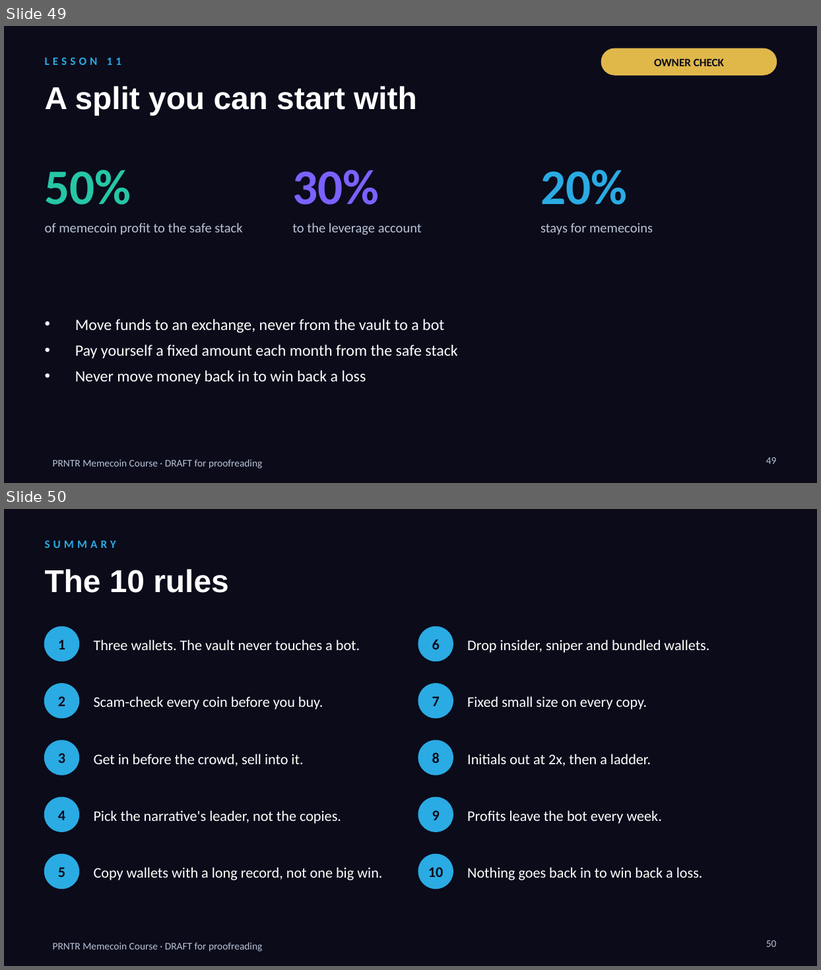
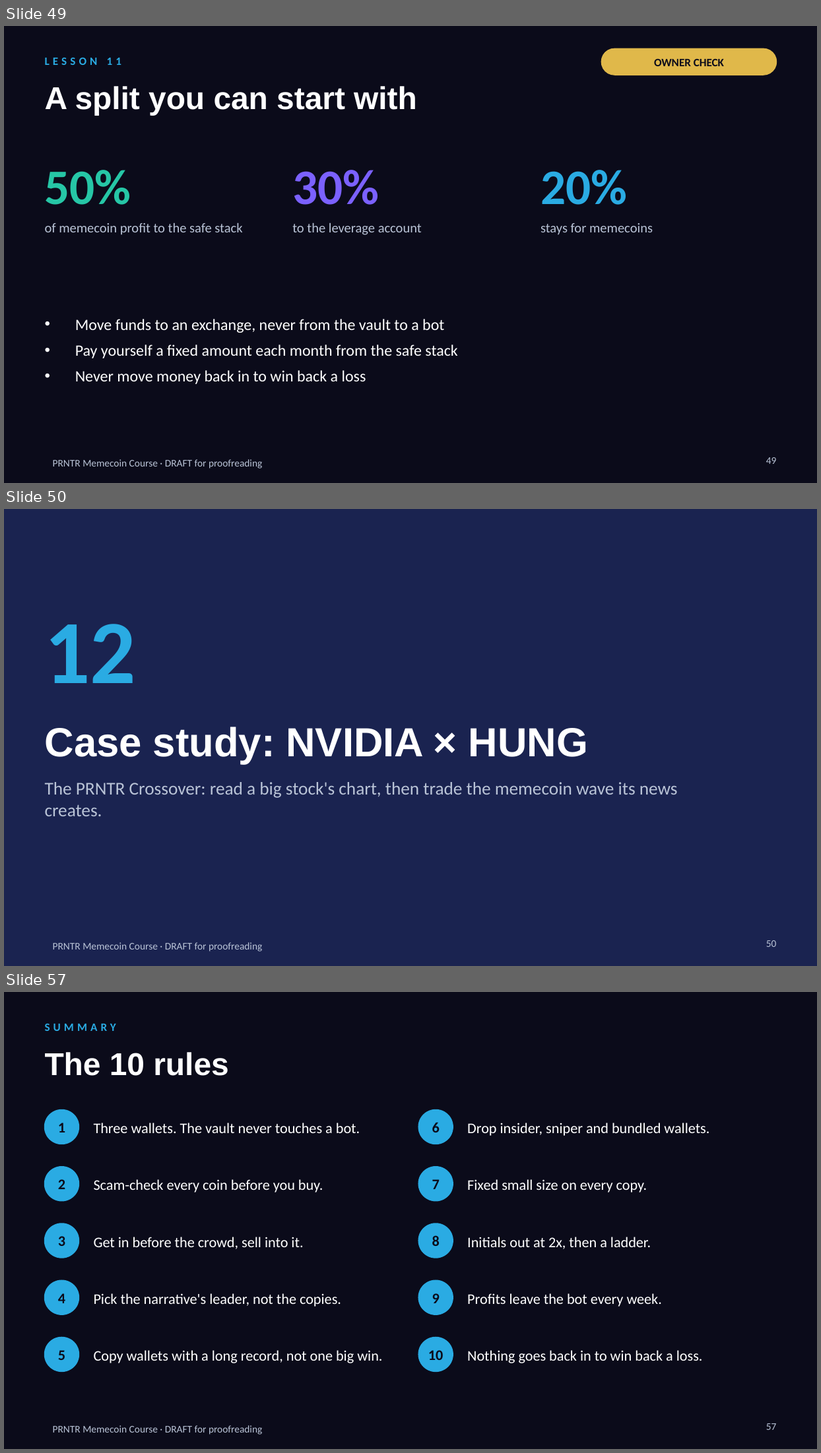
Before and after one commit to dropshippingpharmacist/SDFSDFSFDS, a slide deck: business_course/memecoin_course/PRNTR_Memecoin_Course_DRAFT.pptx. Shown one above the other, each under a label of ours: slides 49 and 50 before the commit, slides 49, 50 and 57 after it; the slides between them are not shown. The pictures are 821x970 and 821x1453 pixels, drawn with LibreOffice and Linux fonts; fonts in the diff are those of the drawing. Boxes give left, top, right and bottom in pixels: in the first picture for what was removed or moved away, otherwise in the second. Text is boxed around its words. In the diff, an @@ line names an element or a change of style, - is before the commit and + after.

```diff
--- a/business_course/memecoin_course/PRNTR_Memecoin_Course_DRAFT.pptx
+++ b/business_course/memecoin_course/PRNTR_Memecoin_Course_DRAFT.pptx
@@ slide 50 added at <box>4,509,817,966</box>, background #1A2350; not listed: 1 template element that a slide beside it also shows @@
@@ text added at <box>45,624,137,683</box>, 80 pt, text #2AABE3, bold @@
+12
@@ text added at <box>45,727,588,764</box>, 36 pt, text #FFFFFF, bold @@
+Case study: NVIDIA × HUNG
@@ text added at <box>45,782,678,817</box>, 16 pt, text #B9C3D6 @@
+The PRNTR Crossover: read a big stock's chart, then trade the memecoin wave its news creates.
@@ page number added at <box>766,941,777,947</box>, 9 pt, text #B9C3D6 @@
+50
@@ what was slide 50 is now slide 57 @@
@@ page number at <box>766,1424,777,1430</box>: text changed @@
-50
+57
```
Also in this commit, not shown: 1 slide changed, 6 other slides added, 11 other files.
